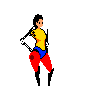
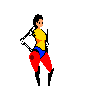
Revision of a layered w=86, h=86 image; what changed, layer by layer:
painted on "roldana" over box(30, 28, 47, 59)
